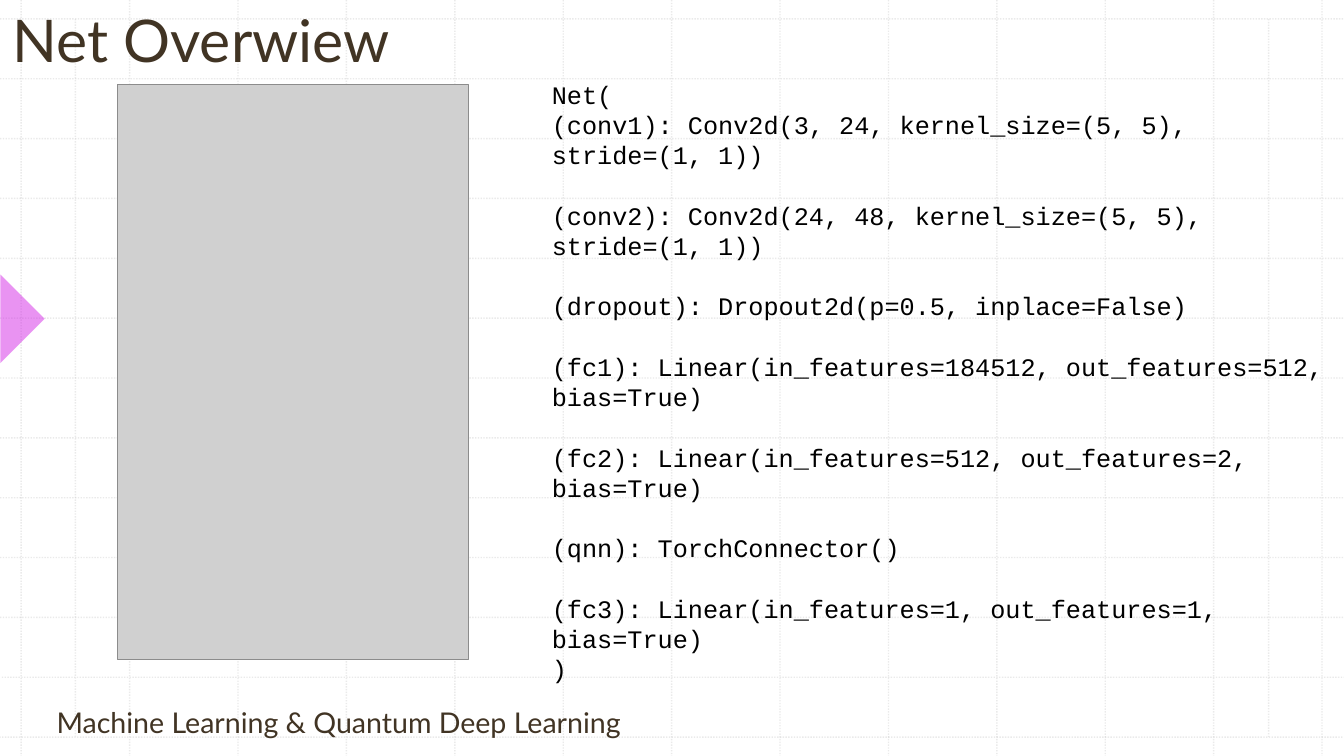
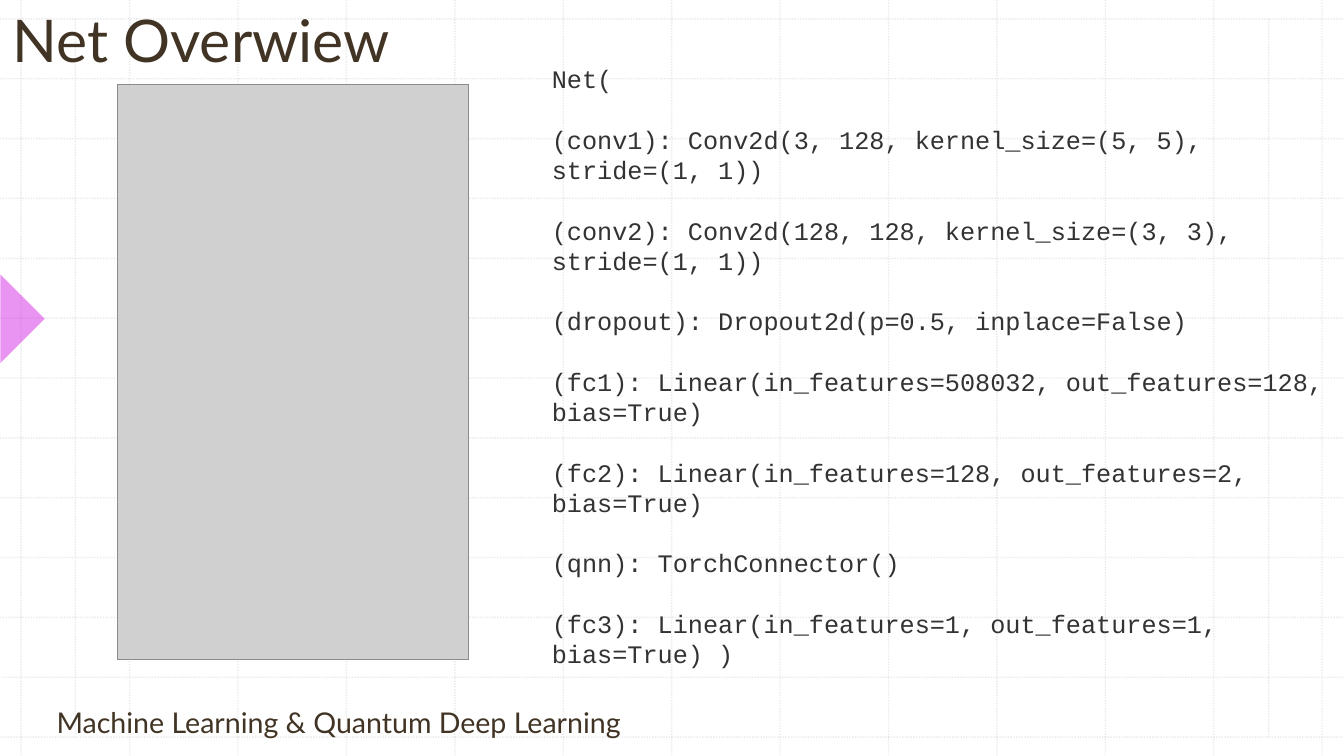
Before and after one commit to contepablod/QCNNCancerBinaryClassifier, a slide deck: slide 10 of Clasificador Cancerígeno por Imagenes.pptx (slide 11 before the commit). Drawn at 1344x756 pixels with LibreOffice and Linux fonts; fonts in the diff are those of the drawing; grey boxes stand for pictures. Boxes give left, top, right and bottom in pixels: in the first picture for what was removed or moved away, otherwise in the second. Text is boxed around its words. In the diff, an @@ line names an element or a change of style, - is before the commit and + after.

```diff
--- a/Clasificador Cancerígeno por Imagenes.pptx
+++ b/Clasificador Cancerígeno por Imagenes.pptx
@@ text "Net(": place and size @@
-text "Net(" at [552,85,1323,654]
+text "Net(" at [552,70,1323,669]
@@ text at [552,70,1187,578]: text colour #000000 to #333333 in "Net(", "(dropout): Dropout2d(p=0.5, inplace=False)", "(qnn): TorchConnector()" @@
@@ text at [552,130,1232,276]: text changed; text colour #000000 to #333333 @@
-(conv1): Conv2d(3, 24, kernel_size=(5, 5), stride=(1, 1))
-(conv2): Conv2d(24, 48, kernel_size=(5, 5), stride=(1, 1))
+(conv1): Conv2d(3, 128, kernel_size=(5, 5), stride=(1, 1))
+(conv2): Conv2d(128, 128, kernel_size=(3, 3), stride=(1, 1))
@@ text at [552,372,1323,518]: text changed; text colour #000000 to #333333 @@
-(fc1): Linear(in_features=184512, out_features=512, bias=True)
-(fc2): Linear(in_features=512, out_features=2, bias=True)
+(fc1): Linear(in_features=508032, out_features=128, bias=True)
+(fc2): Linear(in_features=128, out_features=2, bias=True)
@@ text at [552,614,1217,669]: text changed; text colour #000000 to #333333 @@
-(fc3): Linear(in_features=1, out_features=1, bias=True)
-)
+(fc3): Linear(in_features=1, out_features=1, bias=True) )
```
Also in this commit, not shown: 9 other slides changed, 1 slide added, 1 slide removed, 2 other files.
